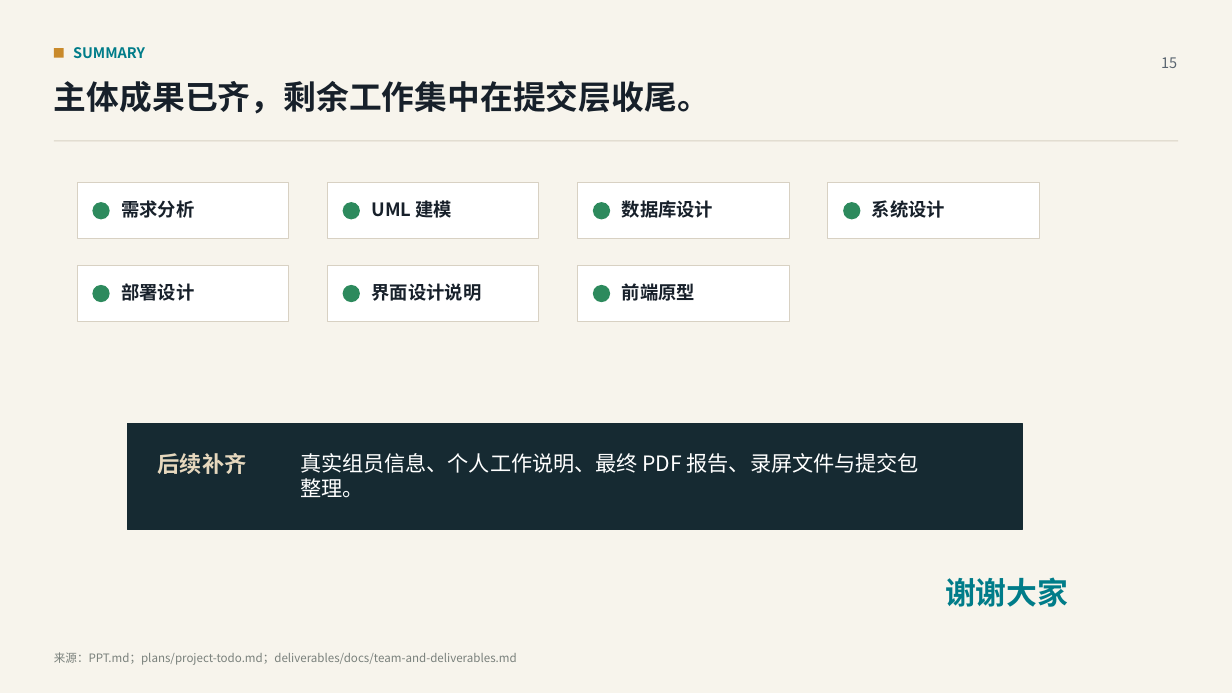
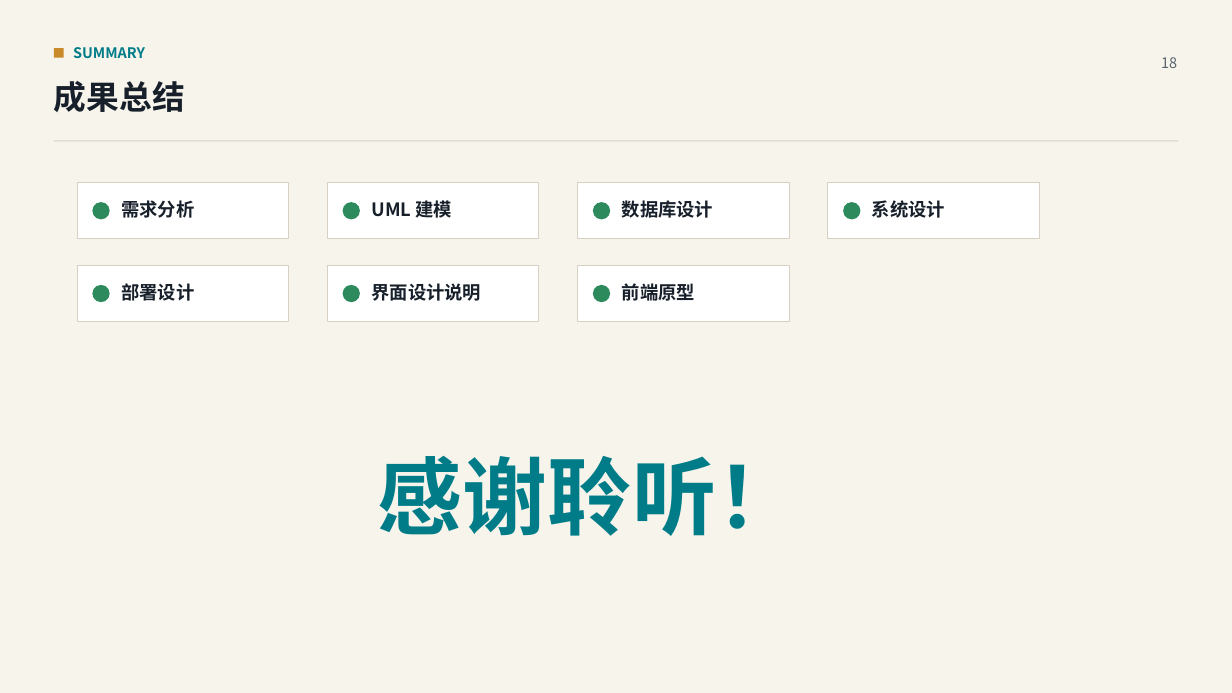
Before and after one commit to qzddmyc/uml-oom-graduation-management, a slide deck: slide 18 of 毕业设计管理系统建模汇报.pptx (slide 15 before the commit). Drawn at 1232x693 pixels with LibreOffice and Linux fonts; fonts in the diff are those of the drawing. Boxes give left, top, right and bottom in pixels: in the first picture for what was removed or moved away, otherwise in the second. Text is boxed around its words. In the diff, an @@ line names an element or a change of style, - is before the commit and + after.

```diff
--- a/毕业设计管理系统建模汇报.pptx
+++ b/毕业设计管理系统建模汇报.pptx
@@ text at box(1161, 57, 1177, 68): text changed @@
-15
+18
@@ text at box(54, 81, 185, 112): text changed @@
-主体成果已齐，剩余工作集中在提交层收尾。
+成果总结
@@ rectangle removed at box(128, 423, 1023, 530) @@
@@ text removed at box(158, 453, 247, 474) @@
-后续补齐
@@ text removed at box(300, 453, 919, 498) @@
-真实组员信息、个人工作说明、最终 PDF 报告、录屏文件与提交包整理。
@@ text added at box(378, 456, 801, 536), 66 pt, text #007C89, bold @@
+感谢聆听！
@@ text removed at box(945, 577, 1068, 607) @@
-谢谢大家
@@ text removed at box(54, 652, 517, 665) @@
-来源：PPT.md；plans/project-todo.md；deliverables/docs/team-and-deliverables.md
```
Also in this commit, not shown: 14 other slides changed, 3 slides added, 1 other file.
